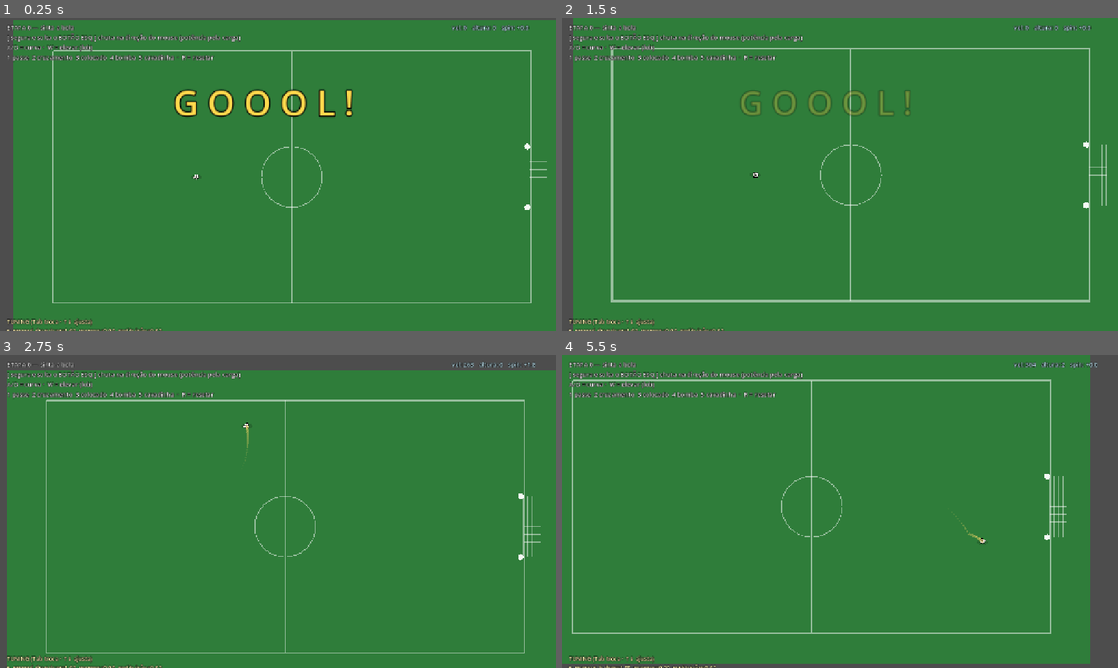
Above: before the commit, frames 1-4 (two rows, left to right).
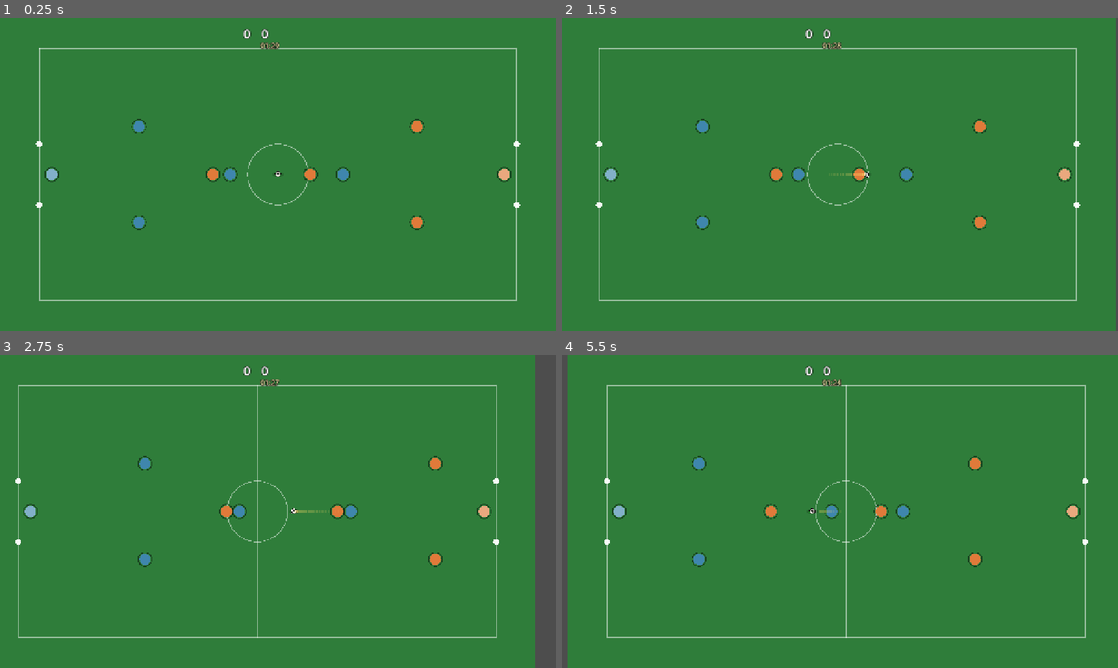
Above: after the commit, the same moments.

Repository: gmoraess/worldcupbeasts
Game: Godot game, scene res://scenes/Match.tscn
Two runs of this game, one before a commit and one after it. Both use one fixed random seed, a clock stepped at 60 frames per second and the inputs below. Before the commit the project starts from res://scenes/Main.tscn.
Inputs (mouse positions are in pixels of both pictures, inside the frame that each line leads up to):
- Up to frame 1 (0.25 s): no input
- Up to frame 2 (1.5 s): tap Enter at 0.5 s; move the mouse to (962, 158) at 0.52 s; hold D 0.53-1.25 s; tap 1 at 0.6 s; click (962, 158) at 0.67 s; drag from (728, 190) to (1095, 174) at 1.27 s
- Up to frame 3 (2.75 s): move the mouse to (333, 442) at 2.02 s; hold D from 2.03 s (still down); tap 3 at 2.1 s
- Up to frame 4 (5.5 s): release D at 2.75 s; drag from (812, 574) to (673, 464) at 2.77 s; move the mouse to (1006, 558) at 3.52 s; hold A 3.53-4.25 s; tap 5 at 3.6 s; drag from (673, 464) to (1084, 524) at 4.27 s; move the mouse to (867, 511) at 5.02 s; hold Down from 5.03 s (still down); tap Tab at 5.1 s; click (867, 511) at 5.17 s

The runs differ from the first frame. In frame 1, 9.6% of the frame differs, in the area x 0-100%, y 0-100%; in frame 2, 7.8%; in frame 3, 14%; in frame 4, 13%.

Commit message:
Etapa 1 — partida 100% auto-simulada (autobattler, sem comandos)
Os dois times jogam pela IA; o jogador só assiste (agência fica no build+tática).
- Player.gd: steering (arrive), discos por time, camadas de colisão (não bloqueia
  a bola)
- Match.gd: 5v5, posse por proximidade, cérebro do carregador (dribla/passa/
  finaliza), defesa persegue+dá bote + linha que recua, GK guarda o gol, 2 gols,
  placar+relógio, kickoff, e o juice (slow-mo/zoom/shake/fogo/GOOOL) como
  apresentação. Resultado emerge da física+stats (sem determinismo)
- Match.tscn vira cena principal; bola em camada própria (4) p/ não colidir c/ jogadores

Headless: roda sem erro; gols acontecem (carece de tuning: rate alto, GK fraco)

Co-Authored-By: Claude Sonnet 4.6 <noreply@anthropic.com>

Diff:
--- a/project.godot
+++ b/project.godot
@@ -1,21 +1,29 @@
 ; Engine configuration file.
-; World Cup Beasts — rebuild com física de bola real (GDD_FISICA_GODOT)
+; It's best edited using the editor UI and not directly,
+; since the parameters that go here are not all obvious.
+;
+; Format:
+;   [section] ; section goes between []
+;   param=value ; assign values to parameters
 
 config_version=5
+
+[animation]
+
+compatibility/default_parent_skeleton_in_mesh_instance_3d=true
 
 [application]
 
 config/name="World Cup Beasts"
 config/description="Futebol arcade 2D com física de bola real + roguelike (rebuild)."
-run/main_scene="res://scenes/Main.tscn"
-config/features=PackedStringArray("4.2", "GL Compatibility")
+run/main_scene="res://scenes/Match.tscn"
+config/features=PackedStringArray("4.6", "GL Compatibility")
 
 [display]
 
 window/size/viewport_width=1280
 window/size/viewport_height=720
 window/stretch/mode="canvas_items"
-window/stretch/aspect="keep"
 
 [rendering]
 
--- /dev/null
+++ b/scenes/Match.tscn
@@ -0,0 +1,6 @@
+[gd_scene load_steps=2 format=3]
+
+[ext_resource type="Script" path="res://scripts/Match.gd" id="1_match"]
+
+[node name="Match" type="Node2D"]
+script = ExtResource("1_match")
--- a/scripts/Ball.gd
+++ b/scripts/Ball.gd
@@ -21,6 +21,10 @@
 signal bounced(strength: float, where: Vector2)
 
 func _ready() -> void:
+	# camadas: bola = layer 4, colide só com paredes/traves (layer 1).
+	# Não colide com jogadores (a interação bola-jogador é por lógica no Match).
+	collision_layer = 4
+	collision_mask = 1
 	# colisão (círculo)
 	var cs := CollisionShape2D.new()
 	var c := CircleShape2D.new(); c.radius = radius
--- a/scripts/Main.gd
+++ b/scripts/Main.gd
@@ -273,6 +273,7 @@
 		_net_line([Vector2(x, GOAL_TOP), Vector2(x, GOAL_BOT)])
 	# sensor de gol
 	var area := Area2D.new()
+	area.collision_mask = 4   # detecta a bola (layer 4)
 	area.position = Vector2(GOAL_X + 26, (GOAL_TOP + GOAL_BOT) / 2.0)
 	var cs := CollisionShape2D.new()
 	var sh := RectangleShape2D.new(); sh.size = Vector2(40, GOAL_BOT - GOAL_TOP)
--- /dev/null
+++ b/scripts/Match.gd
@@ -0,0 +1,382 @@
+extends Node2D
+## ETAPA 1 — partida 100% AUTO-SIMULADA (autobattler, GDD §6 opção B sem comandos).
+## Os dois times jogam pela IA; o jogador só ASSISTE. Resultado emerge da física
+## + stats. Slow-mo/zoom/fogo são só apresentação. Agência fica no build+tática
+## (fora da partida). O cérebro do lance mora aqui; o Player só faz steering.
+const Ball = preload("res://scripts/Ball.gd")
+const Player = preload("res://scripts/Player.gd")
+
+const FIELD := Rect2(90, 70, 1100, 580)
+const GOAL_TOP := 290.0
+const GOAL_BOT := 430.0
+const MID := Vector2(640, 360)
+const CONTROL_R := 26.0          # raio pra "controlar" a bola
+const SHOOT_RANGE := 360.0
+const PRESSURE := 95.0
+const MATCH_SECONDS := 90.0
+
+var ball: Ball
+var cam: Camera2D
+var home: Array[Player] = []
+var away: Array[Player] = []
+var all: Array[Player] = []
+var carrier: Player = null
+var poss := ""                   # "home"/"away"/"" (bola solta/no ar)
+var score := {"home": 0, "away": 0}
+var clock := MATCH_SECONDS
+var over := false
+
+var _decide := 0.0
+var _dribble := 0.0
+var _goal_cd := 0.0
+var _shake := 0.0
+var _climax := false
+
+var _score_lbl: Label
+var _clock_lbl: Label
+var _goal_lbl: Label
+
+func goal_x(team: String) -> float:
+	# o gol que o time ATACA
+	return FIELD.end.x if team == "home" else FIELD.position.x
+
+func own_goal_x(team: String) -> float:
+	return FIELD.position.x if team == "home" else FIELD.end.x
+
+func _ready() -> void:
+	var grass := ColorRect.new(); grass.color = Color("2f7d3a")
+	grass.size = Vector2(1280, 720); add_child(grass)
+	_pitch_lines()
+	_walls()
+	_goal("home")   # gol que o HOME ataca (direita)
+	_goal("away")   # gol que o AWAY ataca (esquerda)
+
+	cam = Camera2D.new(); cam.position = MID; add_child(cam); cam.make_current()
+
+	ball = Ball.new(); add_child(ball)
+	ball.bounced.connect(func(s, w): _shake = clampf(s * 0.01, 0.0, 12.0))
+
+	_build_team("home")
+	_build_team("away")
+	all.append_array(home)
+	all.append_array(away)
+
+	_build_hud()
+	_kickoff("home")
+
+# ==========================================================================
+#  TIMES / FORMAÇÃO
+# ==========================================================================
+func _build_team(team: String) -> void:
+	var arr: Array = home if team == "home" else away
+	var defend_x := own_goal_x(team)
+	var dir := 1.0 if team == "home" else -1.0   # sentido do ataque
+	var slots := [
+		["gk",  defend_x + 40.0 * dir, MID.y],
+		["def", defend_x + 230.0 * dir, MID.y - 110.0],
+		["def", defend_x + 230.0 * dir, MID.y + 110.0],
+		["mid", MID.x - 110.0 * dir, MID.y],
+		["fwd", MID.x + 150.0 * dir, MID.y],
+	]
+	for s in slots:
+		var p := Player.new()
+		p.team = team; p.role = s[0]
+		p.home_pos = Vector2(s[1], s[2])
+		p.global_position = p.home_pos
+		add_child(p)
+		arr.append(p)
+
+func _kickoff(team: String) -> void:
+	ball.reset_to(MID)
+	for p in all:
+		p.global_position = p.home_pos
+		p.velocity = Vector2.ZERO
+	carrier = null
+	poss = team
+	_climax = false
+	ball.ball_time_scale = 1.0
+
+# ==========================================================================
+#  LOOP
+# ==========================================================================
+func _physics_process(delta: float) -> void:
+	if over: return
+	_goal_cd = maxf(0.0, _goal_cd - delta)
+	if _goal_cd <= 0.0:
+		clock = maxf(0.0, clock - delta)
+		if clock <= 0.0:
+			_end_match()
+
+	_update_possession()
+	_decide -= delta
+	if _decide <= 0.0:
+		_decide = randf_range(0.22, 0.42)
+		if carrier != null:
+			_carrier_decide()
+	_dribble -= delta
+	_move_players()
+	_check_goal()
+	_camera_juice(delta)
+	if ball.speed() > 240.0:
+		_spawn_trail(ball.speed())
+	_hud_update()
+
+func _update_possession() -> void:
+	var spd := ball.speed()
+	# acha o mais perto da bola
+	var best: Player = null
+	var bd := 1e9
+	for p in all:
+		var d := p.global_position.distance_to(ball.global_position)
+		if d < bd: bd = d; best = p
+	if best != null and bd < CONTROL_R and (spd < 280.0 or _goal_cd > 0.0):
+		if carrier != best:
+			# troca de posse / recepção / bote
+			if carrier != null and carrier.team != best.team:
+				_shake = maxf(_shake, 3.0)   # carrinho
+			carrier = best
+			poss = best.team
+	elif spd > 320.0:
+		carrier = null               # bola no ar/voando: ninguém controla
+
+func _carrier_decide() -> void:
+	if carrier == null: return
+	var team := carrier.team
+	var gx := goal_x(team)
+	var goal_c := Vector2(gx, MID.y)
+	var dist := carrier.global_position.distance_to(goal_c)
+	var pressure := _nearest_opp_dist(carrier)
+
+	# CHUTE: perto do gol e com ângulo → finaliza (IA, sem input)
+	if dist < SHOOT_RANGE and pressure < PRESSURE * 2.2:
+		var fin: float = carrier.stats.get("fin", 1.0)
+		var noise := (1.6 - clampf(fin, 0.5, 1.5)) * 60.0    # menos precisão = mais erro
+		var aim := goal_c + Vector2(0, randf_range(-noise, noise))
+		var power := 760.0 + fin * 220.0
+		var spin := randf_range(-1.2, 1.2) * (1.4 - fin)
+		ball.kick(aim - carrier.global_position, power, spin, 0.0)
+		carrier = null
+		_enter_climax()
+		return
+	# PASSE: sob pressão → tabela com companheiro à frente e aberto
+	if pressure < PRESSURE:
+		var mate := _best_pass(carrier)
+		if mate != null:
+			var to := mate.global_position - carrier.global_position
+			ball.kick(to, clampf(to.length() * 2.2, 360.0, 820.0), 0.0, 0.0)
+			carrier = null
+			return
+	# DRIBLE: empurra a bola na direção do gol
+	if _dribble <= 0.0:
+		_dribble = 0.28
+		var d := (goal_c - carrier.global_position).normalized()
+		ball.kick(d, 230.0 + carrier.stats.get("ctrl", 1.0) * 40.0, 0.0, 0.0)
+
+func _best_pass(from: Player) -> Player:
+	var gx := goal_x(from.team)
+	var best: Player = null
+	var bs := -1e9
+	for p in all:
+		if p.team != from.team or p == from or p.role == "gk": continue
+		# prefere quem está mais à frente (perto do gol adversário) e aberto
+		var ahead := -p.global_position.distance_to(Vector2(gx, p.global_position.y))
+		var open := _nearest_opp_dist(p)
+		var dist := from.global_position.distance_to(p.global_position)
+		if dist > 520.0: continue
+		var s := ahead * 0.6 + open * 1.2
+		if s > bs: bs = s; best = p
+	return best
+
+func _nearest_opp_dist(p: Player) -> float:
+	var d := 1e9
+	for o in all:
+		if o.team == p.team: continue
+		d = minf(d, p.global_position.distance_to(o.global_position))
+	return d
+
+# ==========================================================================
+#  MOVIMENTO (steering targets)
+# ==========================================================================
+func _move_players() -> void:
+	# quem persegue a bola no time SEM posse: o mais perto
+	var def_team := "away" if poss == "home" else "home"
+	var chaser := _closest_to_ball(def_team)
+	for p in all:
+		p.target = _target_for(p, chaser)
+
+func _target_for(p: Player, chaser: Player) -> Vector2:
+	if p.role == "gk":
+		var gx := own_goal_x(p.team)
+		var ty := clampf(ball.global_position.y, GOAL_TOP + 10.0, GOAL_BOT - 10.0)
+		return Vector2(gx + (26.0 if p.team == "home" else -26.0), ty)
+	if p == carrier:
+		# carregador acompanha a bola
+		return ball.global_position
+	if p.team == poss:
+		# em posse: avança em apoio, deslocando a formação rumo ao ataque
+		var shift := (ball.global_position.x - MID.x) * 0.6
+		return Vector2(clampf(p.home_pos.x + shift, FIELD.position.x + 30, FIELD.end.x - 30), p.home_pos.y)
+	else:
+		# sem posse: o caçador vai na bola; resto recua em linha
+		if p == chaser:
+			return ball.global_position
+		var shift := (ball.global_position.x - MID.x) * 0.45
+		return Vector2(clampf(p.home_pos.x + shift, FIELD.position.x + 30, FIELD.end.x - 30), p.home_pos.y)
+
+func _closest_to_ball(team: String) -> Player:
+	var best: Player = null; var bd := 1e9
+	for p in (home if team == "home" else away):
+		if p.role == "gk": continue
+		var d := p.global_position.distance_to(ball.global_position)
+		if d < bd: bd = d; best = p
+	return best
+
+# ==========================================================================
+#  GOL / CÂMERA / JUICE
+# ==========================================================================
+func _check_goal() -> void:
+	if _goal_cd > 0.0: return
+	var bx := ball.global_position.x
+	var by := ball.global_position.y
+	if by < GOAL_TOP or by > GOAL_BOT: return
+	if bx > FIELD.end.x + 4.0:
+		_score_goal("home")
+	elif bx < FIELD.position.x - 4.0:
+		_score_goal("away")
+
+func _score_goal(team: String) -> void:
+	score[team] += 1
+	print("GOL %s! %d-%d (t=%.0f)" % [team, score["home"], score["away"], clock])
+	_goal_cd = 2.2
+	_shake = 16.0
+	ball.ball_time_scale = 1.0
+	_popup_goal()
+	await get_tree().create_timer(2.0).timeout
+	if not over:
+		_kickoff("home" if team == "away" else "away")
+
+func _camera_juice(delta: float) -> void:
+	var spd := ball.speed()
+	if _climax and (spd < 120.0 or _goal_cd > 0.0):
+		_exit_climax()
+	var target := MID.lerp(ball.global_position, 0.35)
+	if _climax:
+		target = ball.global_position
+	cam.position = cam.position.lerp(target, 0.1)
+	if _shake > 0.0:
+		_shake = maxf(0.0, _shake - delta * 36.0)
+		cam.offset = Vector2(randf_range(-_shake, _shake), randf_range(-_shake, _shake))
+	else:
+		cam.offset = cam.offset.lerp(Vector2.ZERO, 0.3)
+
+func _enter_climax() -> void:
+	if _climax: return
+	_climax = true
+	ball.ball_time_scale = 0.4
+	var tw := create_tween()
+	tw.tween_property(cam, "zoom", Vector2(1.5, 1.5), 0.25).set_trans(Tween.TRANS_SINE)
+
+func _exit_climax() -> void:
+	_climax = false
+	ball.ball_time_scale = 1.0
+	var tw := create_tween()
+	tw.tween_property(cam, "zoom", Vector2(1, 1), 0.4).set_trans(Tween.TRANS_SINE)
+
+func _spawn_trail(spd: float) -> void:
+	var dot := Polygon2D.new()
+	var r := clampf(spd * 0.011, 4.0, 10.0)
+	var pts := PackedVector2Array()
+	for i in 8:
+		var a := TAU * float(i) / 8.0
+		pts.append(Vector2(cos(a), sin(a)) * r)
+	dot.polygon = pts
+	dot.color = Color(1.0, 0.5, 0.12, 0.7) if (_climax or spd > 700.0) else Color(1.0, 0.85, 0.4, 0.4)
+	dot.global_position = ball.global_position + Vector2(0, -ball.height)
+	add_child(dot)
+	var tw := create_tween(); tw.set_parallel(true)
+	tw.tween_property(dot, "modulate:a", 0.0, 0.33)
+	tw.tween_property(dot, "scale", Vector2(0.2, 0.2), 0.33)
+	tw.chain().tween_callback(dot.queue_free)
+
+func _end_match() -> void:
+	over = true
+	_goal_lbl.text = "FIM  %d × %d" % [score["home"], score["away"]]
+	_goal_lbl.modulate = Color(1, 1, 1, 1)
+
+# ==========================================================================
+#  CAMPO / HUD
+# ==========================================================================
+func _pitch_lines() -> void:
+	var col := Color(1, 1, 1, 0.5)
+	_line([FIELD.position, Vector2(FIELD.end.x, FIELD.position.y), FIELD.end, Vector2(FIELD.position.x, FIELD.end.y), FIELD.position], col, 3.0)
+	_line([Vector2(640, FIELD.position.y), Vector2(640, FIELD.end.y)], col, 2.0)
+	var circ := Line2D.new(); circ.width = 2.0; circ.default_color = col; circ.closed = true
+	for i in 32:
+		var a := TAU * float(i) / 32.0
+		circ.add_point(MID + Vector2(cos(a), sin(a)) * 70.0)
+	add_child(circ)
+
+func _line(points: Array, col: Color, w: float) -> void:
+	var l := Line2D.new(); l.width = w; l.default_color = col
+	for p in points: l.add_point(p)
+	add_child(l)
+
+func _walls() -> void:
+	_wall(Rect2(FIELD.position.x - 20, FIELD.position.y - 20, FIELD.size.x + 40, 20))
+	_wall(Rect2(FIELD.position.x - 20, FIELD.end.y, FIELD.size.x + 40, 20))
+	# laterais com gap pros gols
+	for side_x in [FIELD.position.x - 20, FIELD.end.x]:
+		_wall(Rect2(side_x, FIELD.position.y, 20, GOAL_TOP - FIELD.position.y))
+		_wall(Rect2(side_x, GOAL_BOT, 20, FIELD.end.y - GOAL_BOT))
+
+func _wall(r: Rect2) -> void:
+	var sb := StaticBody2D.new()
+	sb.position = r.position + r.size / 2.0
+	var cs := CollisionShape2D.new()
+	var shape := RectangleShape2D.new(); shape.size = r.size
+	cs.shape = shape; sb.add_child(cs); add_child(sb)
+
+func _goal(team: String) -> void:
+	# gol que o `team` ATACA
+	var gx := goal_x(team)
+	for y in [GOAL_TOP, GOAL_BOT]:
+		var post := StaticBody2D.new(); post.position = Vector2(gx, y)
+		var cs := CollisionShape2D.new()
+		var sh := CircleShape2D.new(); sh.radius = 7.0; cs.shape = sh
+		post.add_child(cs); add_child(post)
+		var dot := Polygon2D.new(); var pts := PackedVector2Array()
+		for i in 12:
+			var a := TAU * float(i) / 12.0
+			pts.append(Vector2(cos(a), sin(a)) * 7.0)
+		dot.polygon = pts; dot.color = Color(1, 1, 1, 0.95); post.add_child(dot)
+
+func _build_hud() -> void:
+	var layer := CanvasLayer.new(); add_child(layer)
+	_score_lbl = _lbl(Vector2(560, 14), 30, Color(1, 1, 1)); layer.add_child(_score_lbl)
+	_clock_lbl = _lbl(Vector2(600, 52), 16, Color(1, 0.95, 0.7)); layer.add_child(_clock_lbl)
+	_goal_lbl = _lbl(Vector2(430, 150), 60, Color(1, 0.85, 0.3))
+	_goal_lbl.text = "G O O O L !"; _goal_lbl.modulate = Color(1, 1, 1, 0)
+	layer.add_child(_goal_lbl)
+
+func _lbl(pos: Vector2, size: int, col: Color) -> Label:
+	var l := Label.new(); l.position = pos
+	l.add_theme_font_size_override("font_size", size)
+	l.add_theme_color_override("font_color", col)
+	l.add_theme_color_override("font_outline_color", Color.BLACK)
+	l.add_theme_constant_override("outline_size", 5)
+	return l
+
+func _popup_goal() -> void:
+	_goal_lbl.text = "G O O O L !"
+	_goal_lbl.modulate = Color(1, 1, 1, 0)
+	_goal_lbl.scale = Vector2(0.3, 0.3)
+	_goal_lbl.pivot_offset = _goal_lbl.size / 2.0
+	var tw := create_tween(); tw.set_parallel(true)
+	tw.tween_property(_goal_lbl, "modulate:a", 1.0, 0.12)
+	tw.tween_property(_goal_lbl, "scale", Vector2(1.2, 1.2), 0.3).set_trans(Tween.TRANS_BACK).set_ease(Tween.EASE_OUT)
+	tw.chain().tween_interval(1.0)
+	tw.chain().tween_property(_goal_lbl, "modulate:a", 0.0, 0.4)
+
+func _hud_update() -> void:
+	_score_lbl.text = "%d   %d" % [score["home"], score["away"]]
+	_clock_lbl.text = "%02d:%02d" % [int(clock) / 60, int(clock) % 60]
--- /dev/null
+++ b/scripts/Player.gd
@@ -0,0 +1,61 @@
+extends CharacterBody2D
+class_name Player
+## Jogador com steering (arrive). O cérebro (decisão de passe/chute/bote) mora no
+## Match; aqui só se move pra um alvo e dá toques na bola. GDD Etapa 1.
+
+var team := "home"            # "home" ataca pra direita · "away" pra esquerda
+var role := "mid"             # gk / def / mid / fwd
+var home_pos := Vector2.ZERO  # vaga na formação (campo)
+var max_speed := 230.0
+var accel := 1100.0
+var stats := {"fin": 1.0, "ctrl": 1.0, "des": 1.0, "def": 1.0, "sta": 1.0}
+
+var target := Vector2.ZERO    # pra onde mover (o Match seta por frame)
+var radius := 13.0
+
+var _sprite: Polygon2D
+
+func _ready() -> void:
+	# camadas: jogador = layer 2, colide com paredes (1) e outros jogadores (2);
+	# NÃO colide com a bola (layer 4).
+	collision_layer = 2
+	collision_mask = 1 | 2
+	var cs := CollisionShape2D.new()
+	var c := CircleShape2D.new(); c.radius = radius
+	cs.shape = c
+	add_child(cs)
+	# disco colorido por time + anel por papel
+	var base: Color = Color("3f86ad") if team == "home" else Color("e07a3a")
+	if role == "gk": base = base.lightened(0.35)
+	_sprite = _disc(radius, base)
+	add_child(_sprite)
+	var ring := _ring(radius + 3.0, Color(0, 0, 0, 0.5))
+	add_child(ring)
+
+func _disc(r: float, col: Color) -> Polygon2D:
+	var p := Polygon2D.new()
+	var pts := PackedVector2Array()
+	for i in 18:
+		var a := TAU * float(i) / 18.0
+		pts.append(Vector2(cos(a), sin(a)) * r)
+	p.polygon = pts; p.color = col
+	return p
+
+func _ring(r: float, col: Color) -> Line2D:
+	var l := Line2D.new(); l.width = 2.0; l.default_color = col; l.closed = true
+	for i in 18:
+		var a := TAU * float(i) / 18.0
+		l.add_point(Vector2(cos(a), sin(a)) * r)
+	return l
+
+func _physics_process(delta: float) -> void:
+	var to := target - global_position
+	var dist := to.length()
+	var desired := Vector2.ZERO
+	if dist > 2.0:
+		var sp := max_speed
+		if dist < 36.0:
+			sp = max_speed * (dist / 36.0)   # arrive: desacelera perto do alvo
+		desired = to.normalized() * sp
+	velocity = velocity.move_toward(desired, accel * delta)
+	move_and_slide()
Not shown, added: scripts/Match.gd.uid
Not shown, added: scripts/Player.gd.uid
